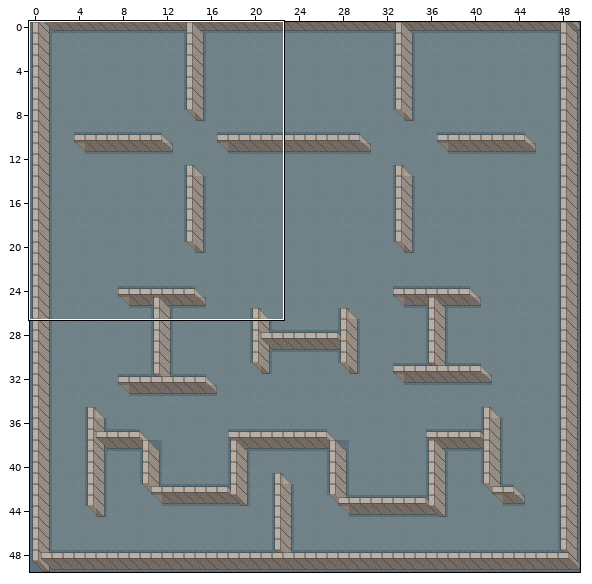
One commit to this Tiled map: Debug.win32/ArcherBattle_Tiledmap_1.tmx. Above: a wide view before the commit, with the close-up outlined.
Close-up. Before the edit:
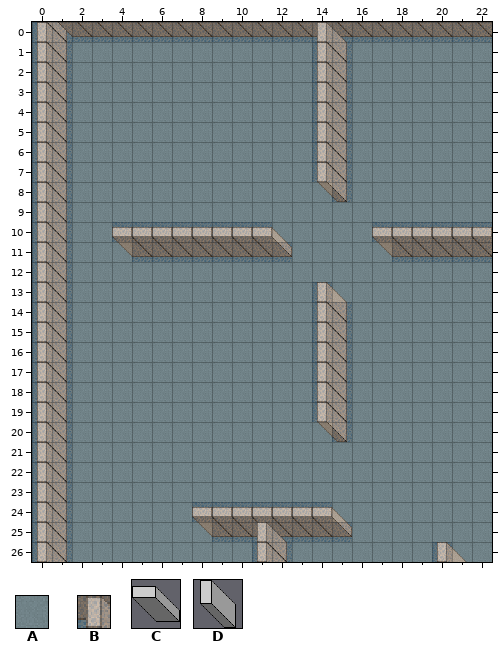
Cells are 32x32 px. Shown: x 0..22, y 0..26. The commit also changed other parts of the map, which this record leaves out.
Key: from "ArcherBattle_TiledMap_1": A 117, B 124; from "perspective_walls": C 0, D 1.
_ is an empty cell.
Layers that did not change in this view are not listed.
Layer "wall" before, first column x 0:
 0 DCCCCCCCCCCCCCCCCCCCCCC
 1 D_____________D________
 2 D_____________D________
 3 D_____________D________
 4 D_____________D________
 5 D_____________D________
 6 D_____________D________
 7 D_____________D________
 8 D_____________D________
 9 D______________________
10 D______________________
11 D___CCCCCCCC_____CCCCCC
12 D______________________
13 D______________________
14 D_____________D________
15 D_____________D________
16 D_____________D________
17 D_____________D________
18 D_____________D________
19 D_____________D________
20 D_____________D________
21 D______________________
22 D______________________
23 D______________________
24 D______________________
25 D_______CCCCCCC________
26 D__________D___________
Layer "meta" before, first column x 0:
 0 BBBBBBBBBBBBBBBBBBBBBBB
 1 BBAAAAAAAAAAAABBAAAAAAA
 2 BBAAAAAAAAAAAABBAAAAAAA
 3 BBAAAAAAAAAAAABBAAAAAAA
 4 BBAAAAAAAAAAAABBAAAAAAA
 5 BBAAAAAAAAAAAABBAAAAAAA
 6 BBAAAAAAAAAAAABBAAAAAAA
 7 BBAAAAAAAAAAAABBAAAAAAA
 8 BBAAAAAAAAAAAAABAAAAAAA
 9 BBAAAAAAAAAAAAAAAAAAAAA
10 BBAABBBBBBBBAAAAABBBBBB
11 BBAAABBBBBBBBAAAAABBBBB
12 BBAAAAAAAAAAAAAAAAAAAAA
13 BBAAAAAAAAAAAABAAAAAAAA
14 BBAAAAAAAAAAAABBAAAAAAA
15 BBAAAAAAAAAAAABBAAAAAAA
16 BBAAAAAAAAAAAABBAAAAAAA
17 BBAAAAAAAAAAAABBAAAAAAA
18 BBAAAAAAAAAAAABBAAAAAAA
19 BBAAAAAAAAAAAABBAAAAAAA
20 BBAAAAAAAAAAAAABAAAAAAA
21 BBAAAAAAAAAAAAAAAAAAAAA
22 BBAAAAAAAAAAAAAAAAAAAAA
23 BBAAAAAAAAAAAAAAAAAAAAA
24 BBAAAAAABBBBBBBAAAAAAAA
25 BBAAAAAAABBBBBBBAAAAAAA
26 BBAAAAAAAAABBAAAAAAABAA
Once edited:
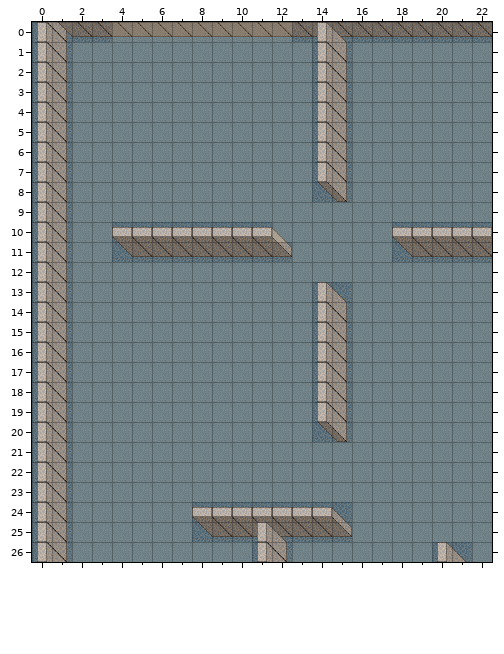
See-through tiles are keyed as they look on the map.
The edit:
Layer "wall":
y 11: x 17 C -> _
Layer "meta":
y 0: x 4..12 BBBBBBBBB -> AAAAAAAAA
y 8: x 14 A -> B
y 10: x 17 B -> A
y 11: x 4 A -> B
y 13: x 15 A -> B
y 20: x 14 A -> B
y 24: x 15 A -> B
y 25: x 8 A -> B
y 26: x 21 A -> B
